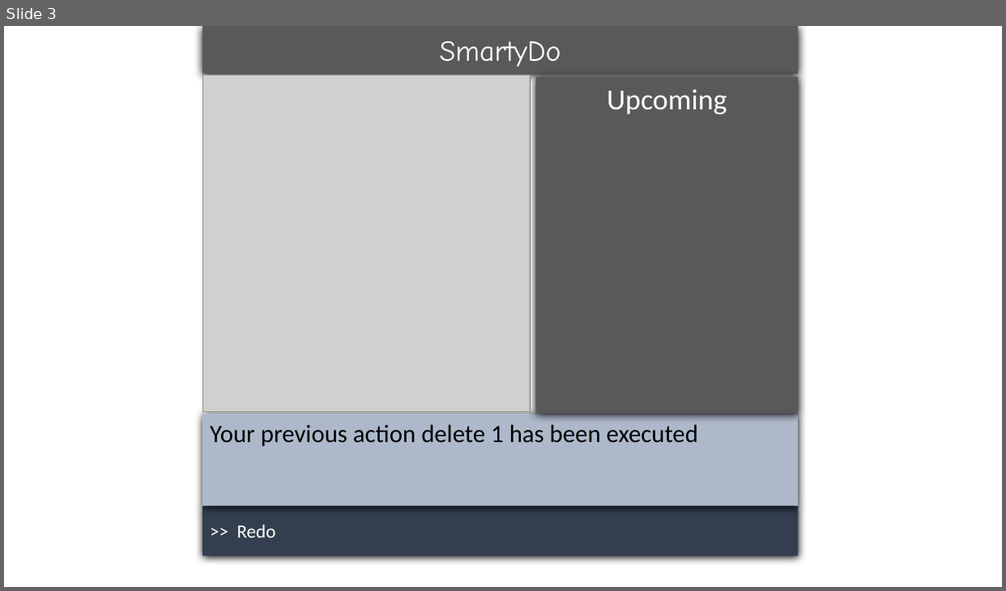
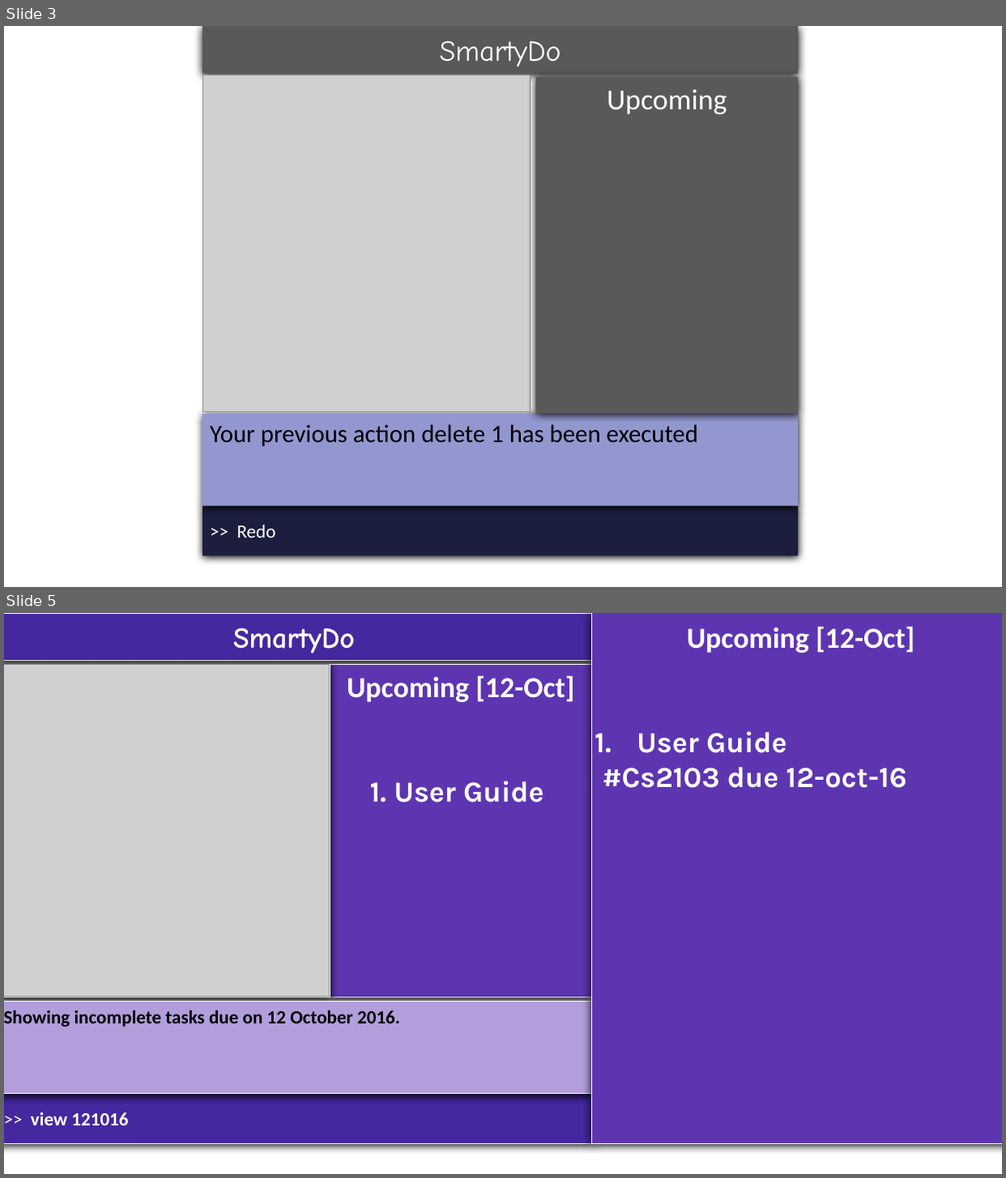
Before and after one commit to se-edu/addressbook-level4, a slide deck: docs/diagrams/UserGuide Drawings.pptx. Shown one above the other, each under a label of ours: slide 3 before the commit, slides 3 and 5 after it; the slides between them are not shown. The pictures are 1006x591 and 1006x1178 pixels, drawn with LibreOffice and Linux fonts; fonts in the diff are those of the drawing; grey boxes stand for pictures. Boxes give left, top, right and bottom in pixels: in the first picture for what was removed or moved away, otherwise in the second. Text is boxed around its words. In the diff, an @@ line names an element or a change of style, - is before the commit and + after.

Commit message:
1. Formated for CS2103 User Guide 1st Draft 2. Remove other TA's photos 3. Added new images

```diff
--- a/docs/diagrams/UserGuide Drawings.pptx
+++ b/docs/diagrams/UserGuide Drawings.pptx
@@ slide 5 added at [4, 613, 1002, 1174], background #FFFFFF @@
@@ group added at [4, 613, 1002, 1144]: 6 rectangles, 1 picture @@
+SmartyDo
+Upcoming [12-Oct]
+1. User Guide
+>> view 121016
+Showing incomplete tasks due on 12 October 2016.
+Upcoming [12-Oct]
+1. User Guide
+#Cs2103 due 12-oct-16
@@ slide 3 changed as well @@
@@ rectangle "Your previous action delete 1 ..." at [202, 414, 799, 506]: fill #ADB9CA to #9297CF @@
@@ rectangle ">> Redo" at [202, 506, 799, 556]: fill #333F50 to #1B1E3E @@
```
Also in this commit, not shown: 2 other slides changed, 7 other slides added, 13 other files.
